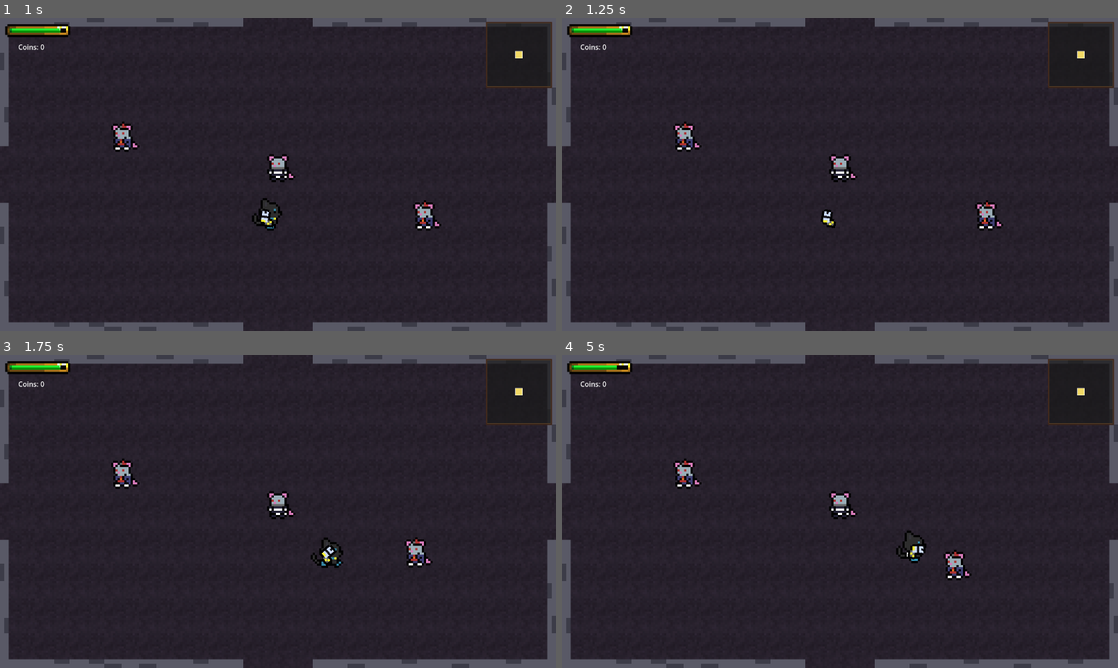
Above: before the commit, frames 1-4 (two rows, left to right).
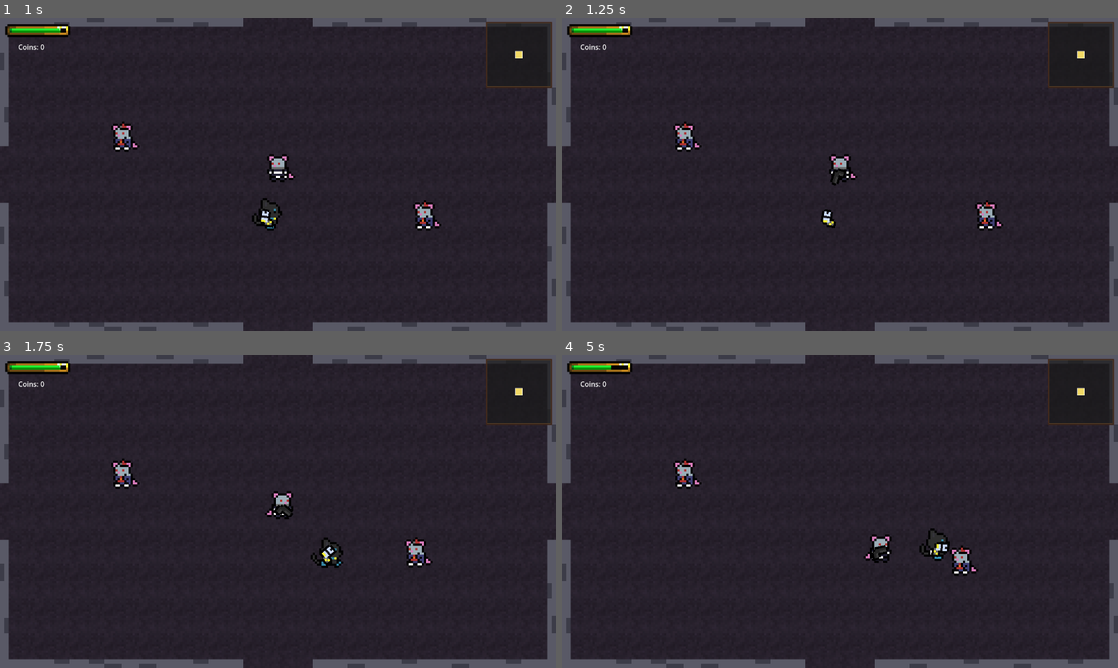
Above: after the commit, the same moments.

Repository: s4hlo/movie-jam
Game: Godot game, scene res://scenes/main_menu.tscn
Two runs of this game, one before a commit and one after it. Both use one fixed random seed, a clock stepped at 60 frames per second and the inputs below. Sound files missing from this copy of the repository are replaced by a short silence.
Inputs (mouse positions are in pixels of both pictures, inside the frame that each line leads up to):
- Up to frame 1 (1 s): click "Start" at 0.5 s
- Up to frame 2 (1.25 s): no input
- Up to frame 3 (1.75 s): move the mouse to (400, 495) at 1.27 s; hold D (move_right) from 1.28 s (still down); tap E (interact) at 1.35 s
- Up to frame 4 (5 s): move the mouse to (728, 527) at 2.02 s; release D (move_right) at 2.03 s; hold S (move_down) 2.03-2.78 s; click (728, 527) at 2.1 s; move the mouse to (895, 442) at 2.77 s; hold D (move_right) 2.78-3.53 s; tap E (interact) at 2.85, 4.35 s; move the mouse to (812, 574) at 3.52 s; hold W (move_up) 3.53-4.28 s; click (812, 574) at 3.6 s; move the mouse to (1006, 558) at 4.27 s; hold A (move_left) from 4.28 s (still down)

Frame 1 is identical in both runs. In frame 2, less than 0.1% of the frame differs, in the area x 48-52%, y 48-54%; in frame 3, 0.3%; in frame 4, 1.3%, in the area x 8-75%, y 3-72%.

Commit message:
fix: shooter rat knockback

Diff:
--- a/scripts/mouse_shooter.gd
+++ b/scripts/mouse_shooter.gd
@@ -79,4 +79,4 @@
 
 
 func _on_timer_timeout() -> void:
-	mousedelay == true
+	mousedelay = true
Not shown, added: assets/Laser.png.import
Not shown, added: assets/Laser/Laser1.png.import
Not shown, added: assets/Laser/Laser2.png.import
Not shown, added: assets/Laser/Laser3.png.import
Not shown, added: assets/Laser/Laser4.png.import
Not shown, added: assets/Laser/Laser5.png.import
Not shown, added: assets/Laser/Laser6.png.import
Not shown, added: assets/Laser/Laser7.png.import
Not shown, added: assets/Laser/Laser8.png.import
